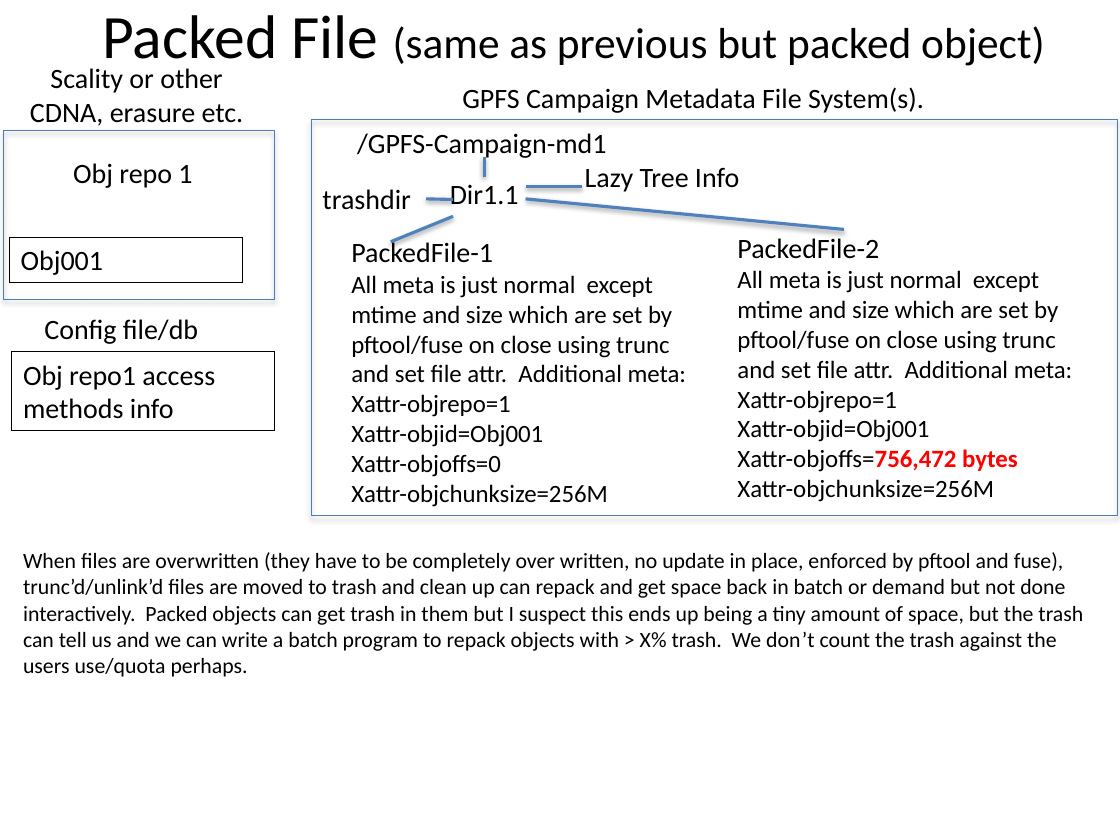
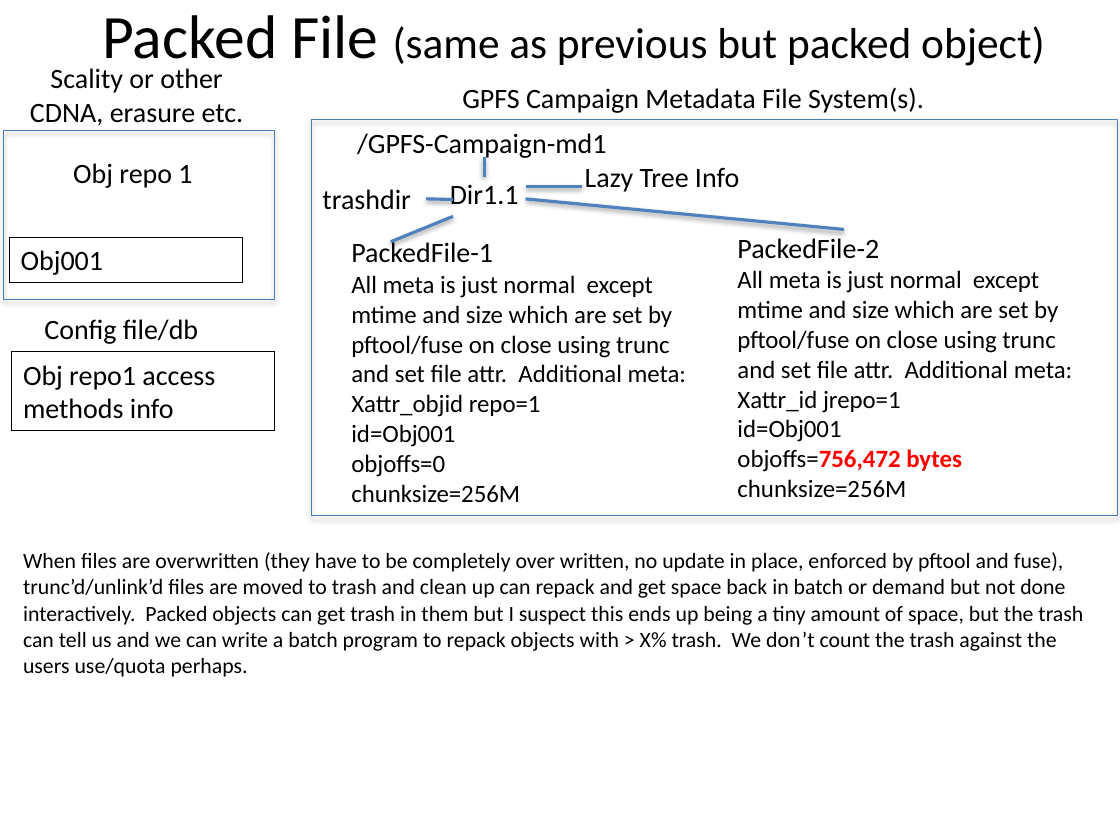
Before and after one commit to mar-file-system/marfs, a slide deck: slide 9 of Documentation/MarFS.pptx. Drawn at 1120x840 pixels with LibreOffice and Linux fonts; fonts in the diff are those of the drawing. Boxes give left, top, right and bottom in pixels: in the first picture for what was removed or moved away, otherwise in the second. Text is boxed around its words. In the diff, an @@ line names an element or a change of style, - is before the commit and + after.

```diff
--- a/Documentation/MarFS.pptx
+++ b/Documentation/MarFS.pptx
@@ text at bbox=[351, 394, 541, 503]: text changed @@
-Xattr-objrepo=1
-Xattr-objid=Obj001
-Xattr-objoffs=0
-Xattr-objchunksize=256M
+Xattr_objid repo=1
+id=Obj001
+objoffs=0
+chunksize=256M
@@ text at bbox=[737, 390, 962, 498]: text changed @@
-Xattr-objrepo=1
-Xattr-objid=Obj001
-Xattr-objoffs=756,472 bytes
-Xattr-objchunksize=256M
+Xattr_id jrepo=1
+id=Obj001
+objoffs=756,472 bytes
+chunksize=256M
```
Also in this commit, not shown: 2 other slides changed, 1 slide added, 2 other files.
